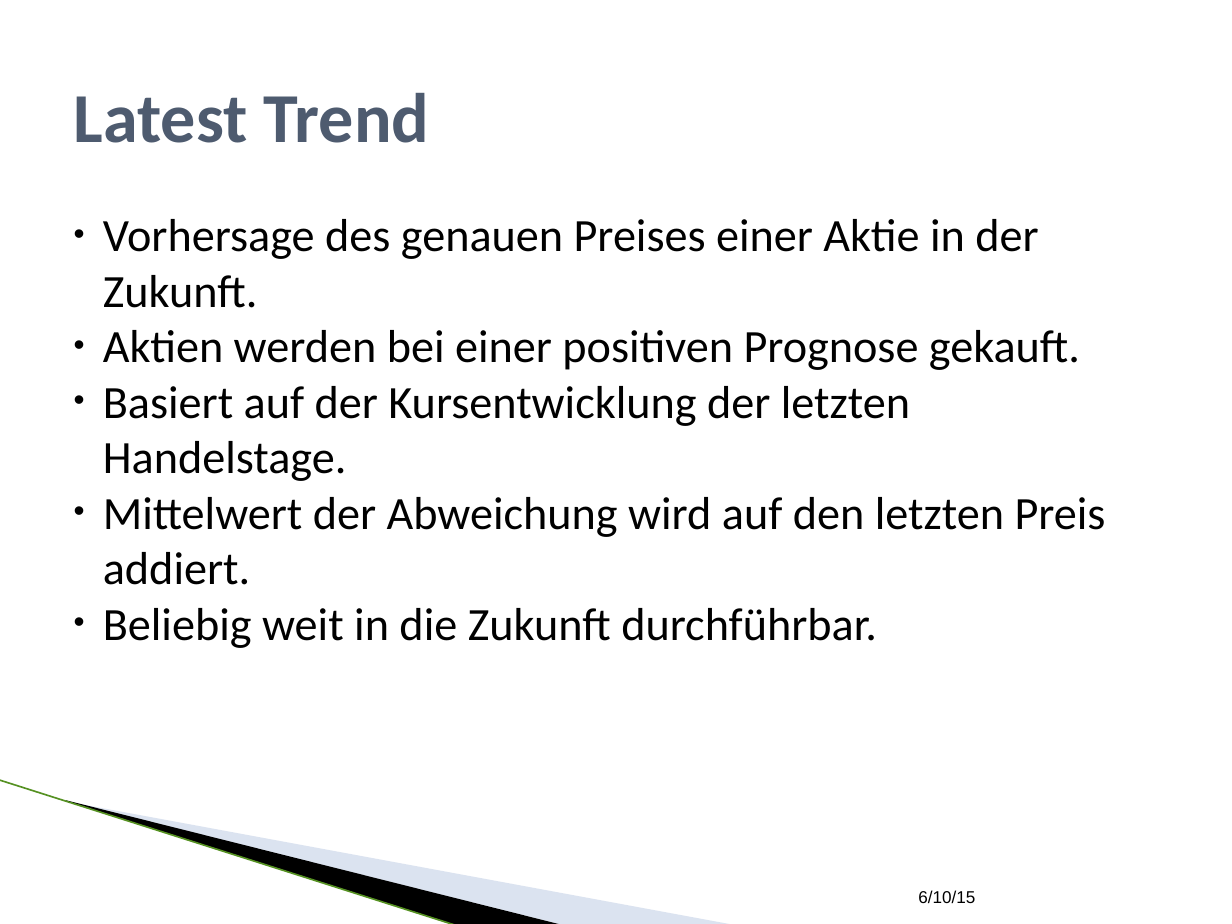
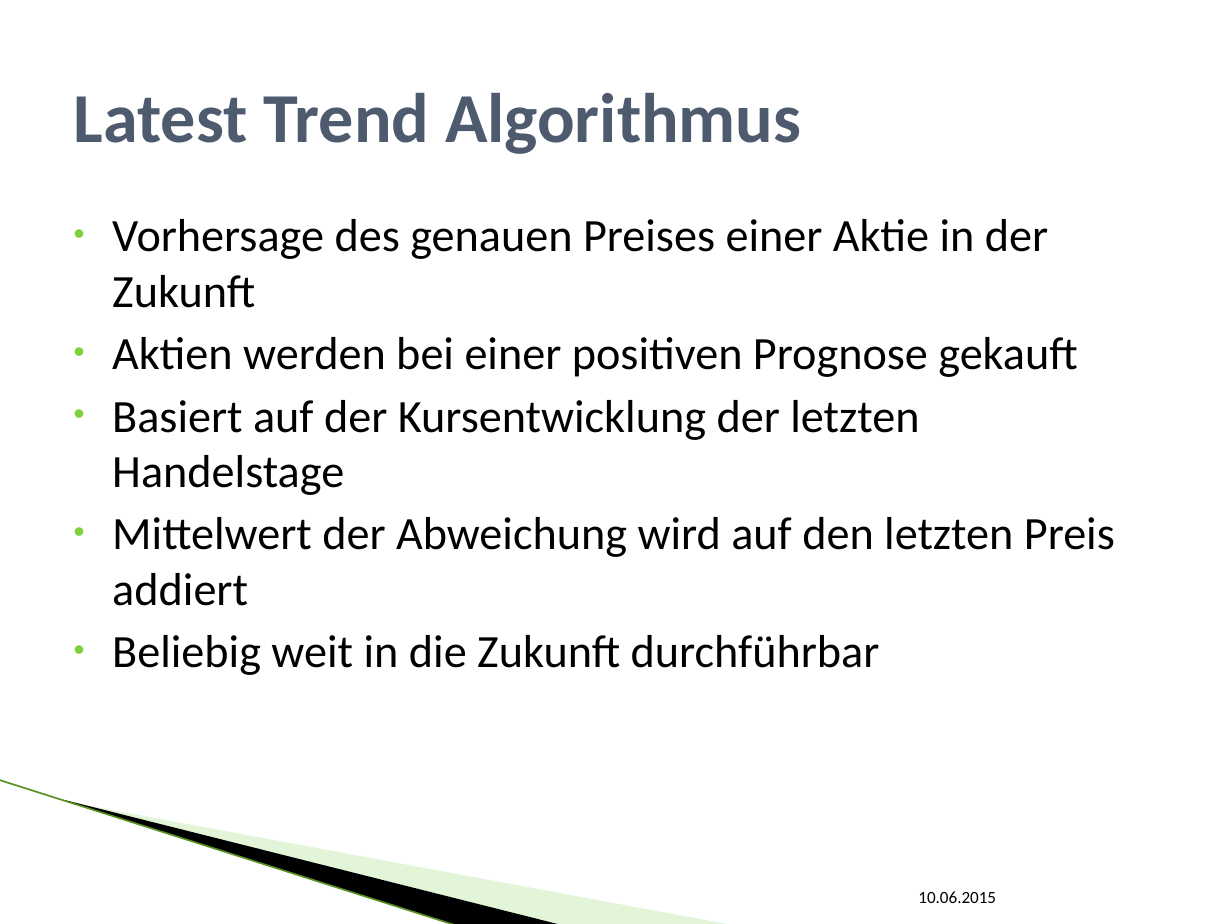
Before and after one commit to SEPSkyware6MM/StockForecast, a slide deck: slide 13 of ALR_Vortrag.pptx (slide 11 before the commit). Drawn at 1232x924 pixels with LibreOffice and Linux fonts; fonts in the diff are those of the drawing; background and template pictures are left out. Boxes give left, top, right and bottom in pixels: in the first picture for what was removed or moved away, otherwise in the second. Text is boxed around its words. In the diff, an @@ line names an element or a change of style, - is before the commit and + after.

```diff
--- a/ALR_Vortrag.pptx
+++ b/ALR_Vortrag.pptx
@@ title at (x1=74, y1=93, x2=801, y2=154): text changed @@
-Latest Trend
+Latest Trend Algorithmus
@@ text at (x1=112, y1=219, x2=1115, y2=675): text changed @@
-• Vorhersage des genauen Preises einer Aktie in der Zukunft.
-• Aktien werden bei einer positiven Prognose gekauft.
-• Basiert auf der Kursentwicklung der letzten Handelstage.
-• Mittelwert der Abweichung wird auf den letzten Preis addiert.
-• Beliebig weit in die Zukunft durchführbar.
+• Vorhersage des genauen Preises einer Aktie in der Zukunft
+• Aktien werden bei einer positiven Prognose gekauft
+• Basiert auf der Kursentwicklung der letzten Handelstage
+• Mittelwert der Abweichung wird auf den letzten Preis addiert
+• Beliebig weit in die Zukunft durchführbar
@@ line (0, 780) - (457, 924): stroke #559122 0.96 pt to #B1E399 0.95 pt @@
@@ freeform shape at (x1=65, y1=800, x2=563, y2=924): outline redrawn @@
@@ freeform shape at (x1=68, y1=801, x2=733, y2=924): fill #A7B9DB at 40% opacity to #B8E7A1 at 40% opacity @@
@@ text at (x1=918, y1=891, x2=996, y2=903): text changed; font Arial to Calibri @@
-6/10/15
+10.06.2015
```
Also in this commit, not shown: 18 other slides changed, 3 slides added, 2 slides removed.
